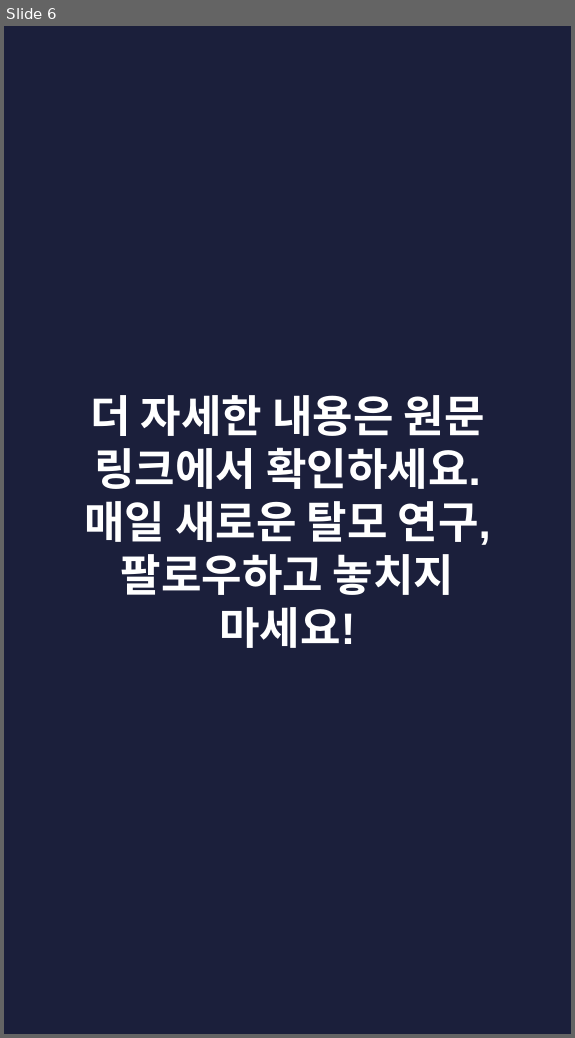
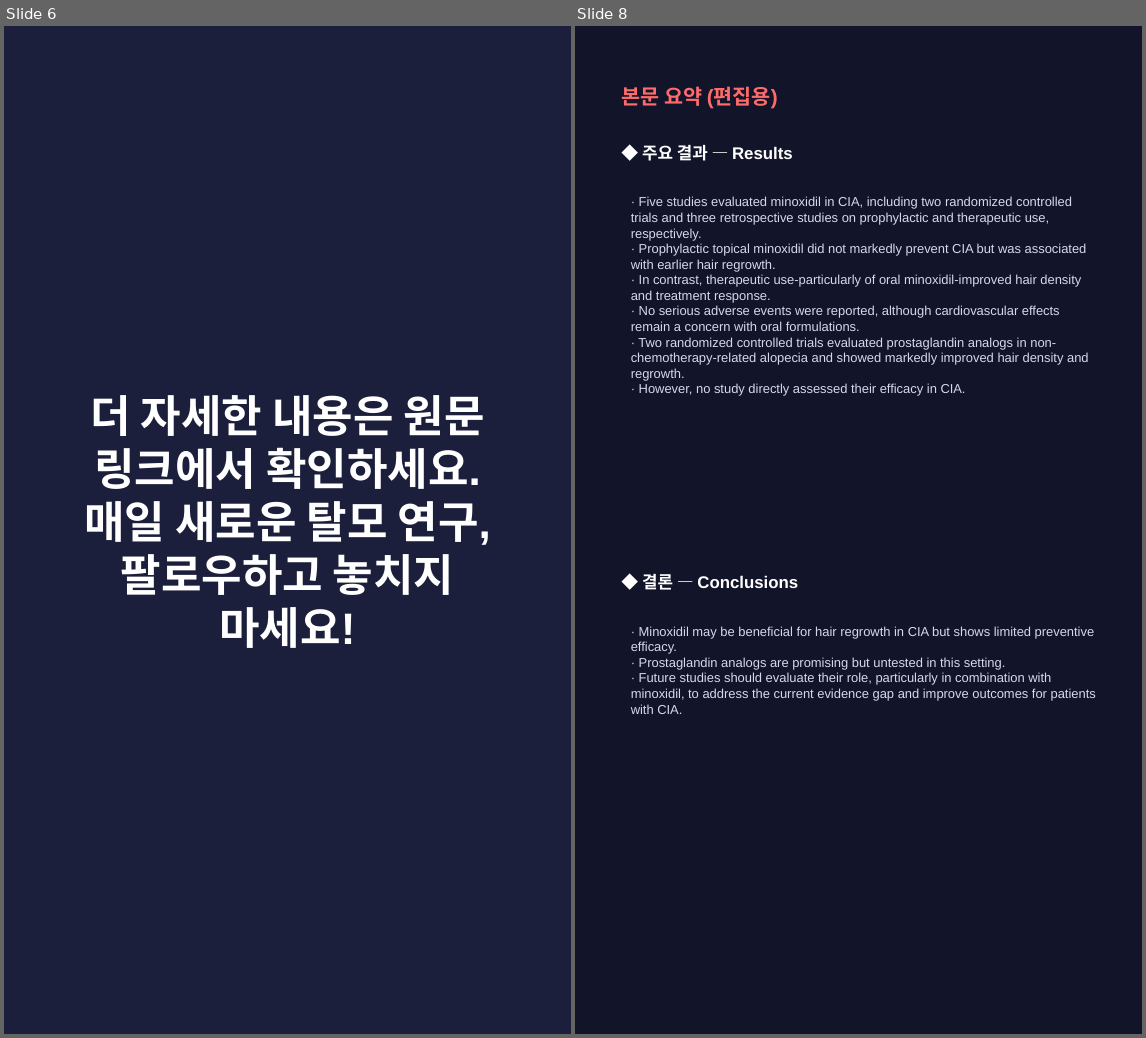
Before and after one commit to hyokang2010-BJ-ANTH/product-builder-test, a slide deck: pwa/data/latest/slides.pptx. Shown side by side, each under a label of ours: slide 6 before the commit, slides 6 and 8 after it; the slides between them are not shown. The pictures are 575x1038 and 1146x1038 pixels, drawn with LibreOffice and Linux fonts; fonts in the diff are those of the drawing. Boxes give left, top, right and bottom in pixels: in the first picture for what was removed or moved away, otherwise in the second. Text is boxed around its words. In the diff, an @@ line names an element or a change of style, - is before the commit and + after.

```diff
--- a/pwa/data/latest/slides.pptx
+++ b/pwa/data/latest/slides.pptx
@@ slide 8 added at <box>575,26,1142,1034</box>, background #12142A @@
@@ text added at <box>621,86,778,109</box>, 16 pt, text #FF6B6B, bold @@
+본문 요약 (편집용)
@@ text added at <box>642,145,793,161</box>, 13 pt, text #FFFFFF, bold @@
+◆ 주요 결과 — Results
@@ text added at <box>631,196,1089,396</box>, 10 pt, text #D5D8EA @@
+· Five studies evaluated minoxidil in CIA, including two randomized controlled trials and three retrospective studies on prophylactic and therapeutic use, respectively.
+· Prophylactic topical minoxidil did not markedly prevent CIA but was associated with earlier hair regrowth.
+· In contrast, therapeutic use-particularly of oral minoxidil-improved hair density and treatment response.
+· No serious adverse events were reported, although cardiovascular effects remain a concern with oral formulations.
+· Two randomized controlled trials evaluated prostaglandin analogs in non-chemotherapy-related alopecia and showed markedly improved hair density and regrowth.
+· However, no study directly assessed their efficacy in CIA.
@@ text added at <box>642,574,798,590</box>, 13 pt, text #FFFFFF, bold @@
+◆ 결론 — Conclusions
@@ text added at <box>631,626,1096,714</box>, 10 pt, text #D5D8EA @@
+· Minoxidil may be beneficial for hair regrowth in CIA but shows limited preventive efficacy.
+· Prostaglandin analogs are promising but untested in this setting.
+· Future studies should evaluate their role, particularly in combination with minoxidil, to address the current evidence gap and improve outcomes for patients with CIA.
```
Also in this commit, not shown: 2 slides changed, 4 other slides added, 6 slides removed, 26 other files.
